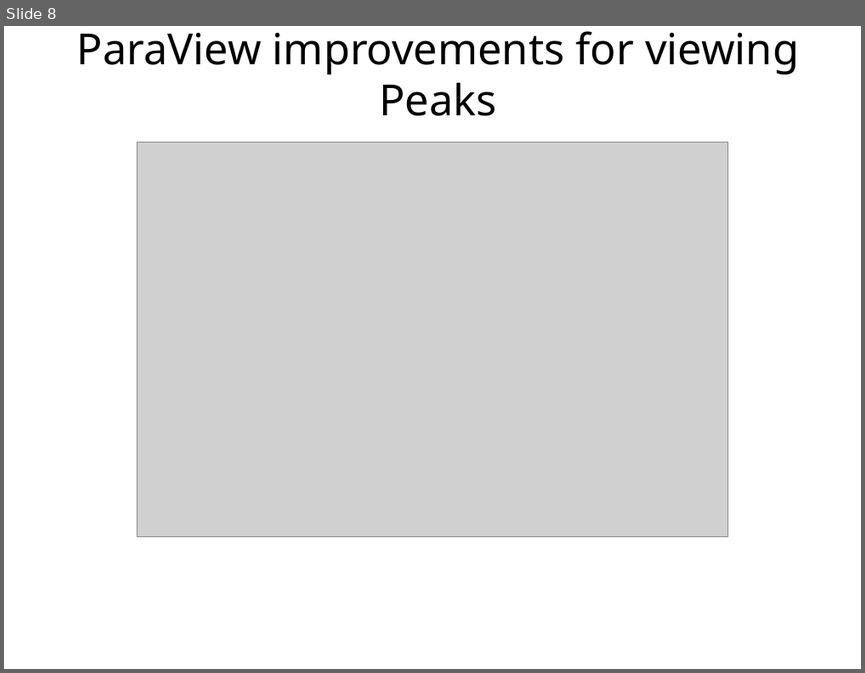
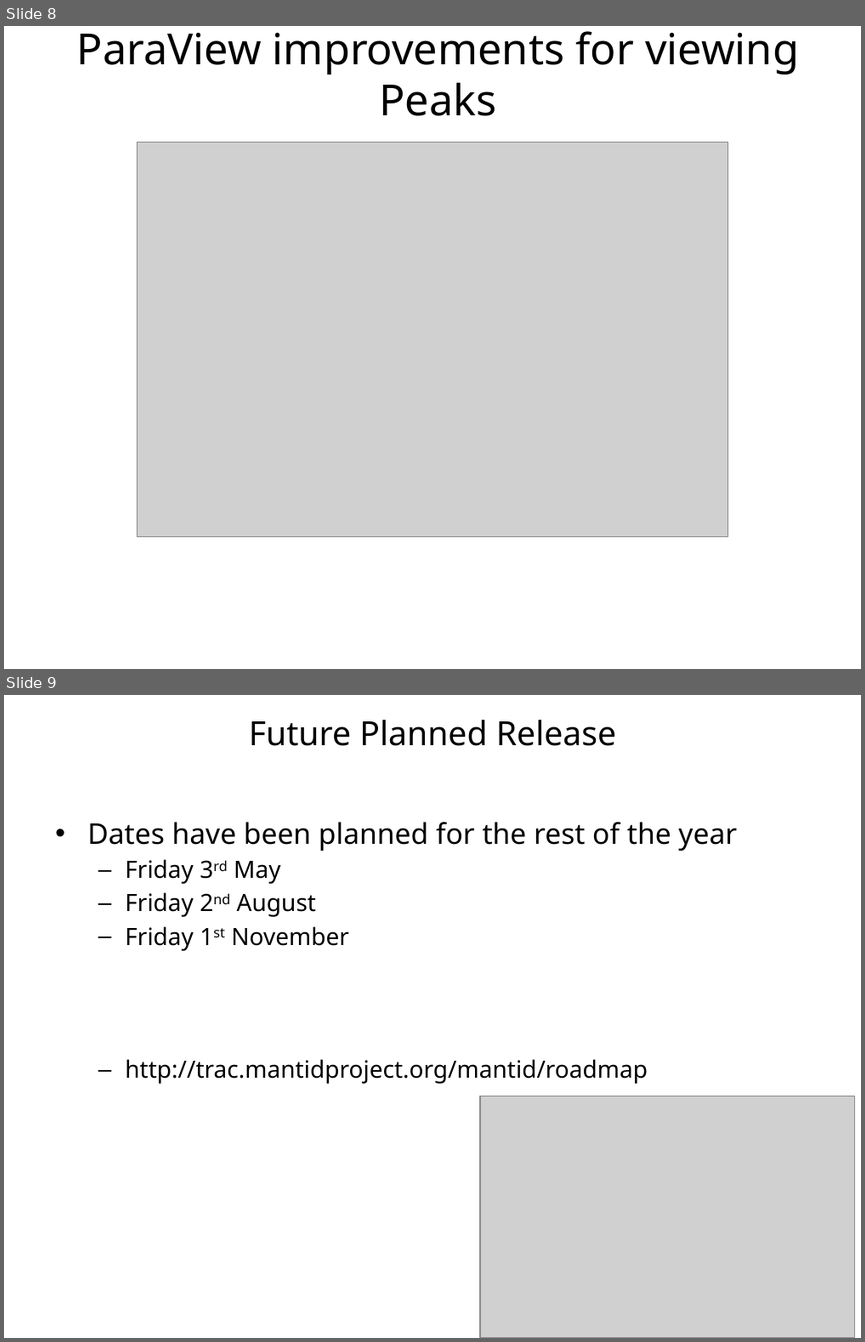
Before and after one commit to mantidproject/documents, a slide deck: Presentations/Scientific Steering Committee/Mantid Scientific Steering committee Feb 2013.pptx. Shown one above the other, each under a label of ours: slide 8 before the commit, slides 8 and 9 after it. The pictures are 865x673 and 865x1342 pixels, drawn with LibreOffice and Linux fonts; fonts in the diff are those of the drawing; grey boxes stand for pictures; background and template pictures are left out. Boxes give left, top, right and bottom in pixels: in the first picture for what was removed or moved away, otherwise in the second. Text is boxed around its words. In the diff, an @@ line names an element or a change of style, - is before the commit and + after.

```diff
--- a/Presentations/Scientific Steering Committee/Mantid Scientific Steering committee Feb 2013.pptx
+++ b/Presentations/Scientific Steering Committee/Mantid Scientific Steering committee Feb 2013.pptx
@@ slide 9 added at [4,695,861,1338], background #FFFFFF @@
@@ title added at [249,720,617,746], 28 pt, text #000000 @@
+Future Planned Release
@@ text added at [87,822,737,1083], 20 pt, text #000000 @@
+• Dates have been planned for the rest of the year
+  – Friday 3rd May
+  – Friday 2nd August
+  – Friday 1st November
+  – http://trac.mantidproject.org/mantid/roadmap
@@ picture added at [480,1096,856,1338] @@
```
Also in this commit, not shown: 1 slide changed, 5 other slides added.
